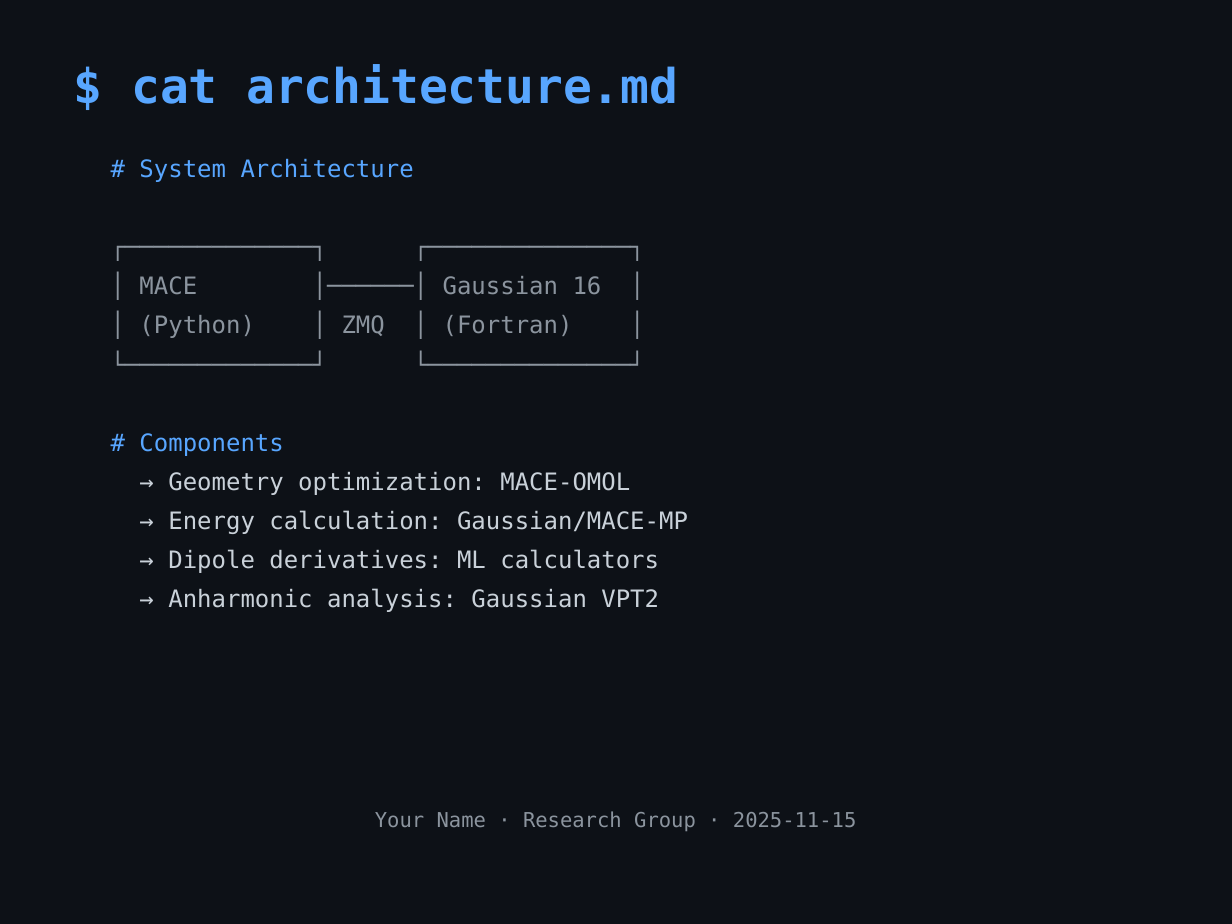
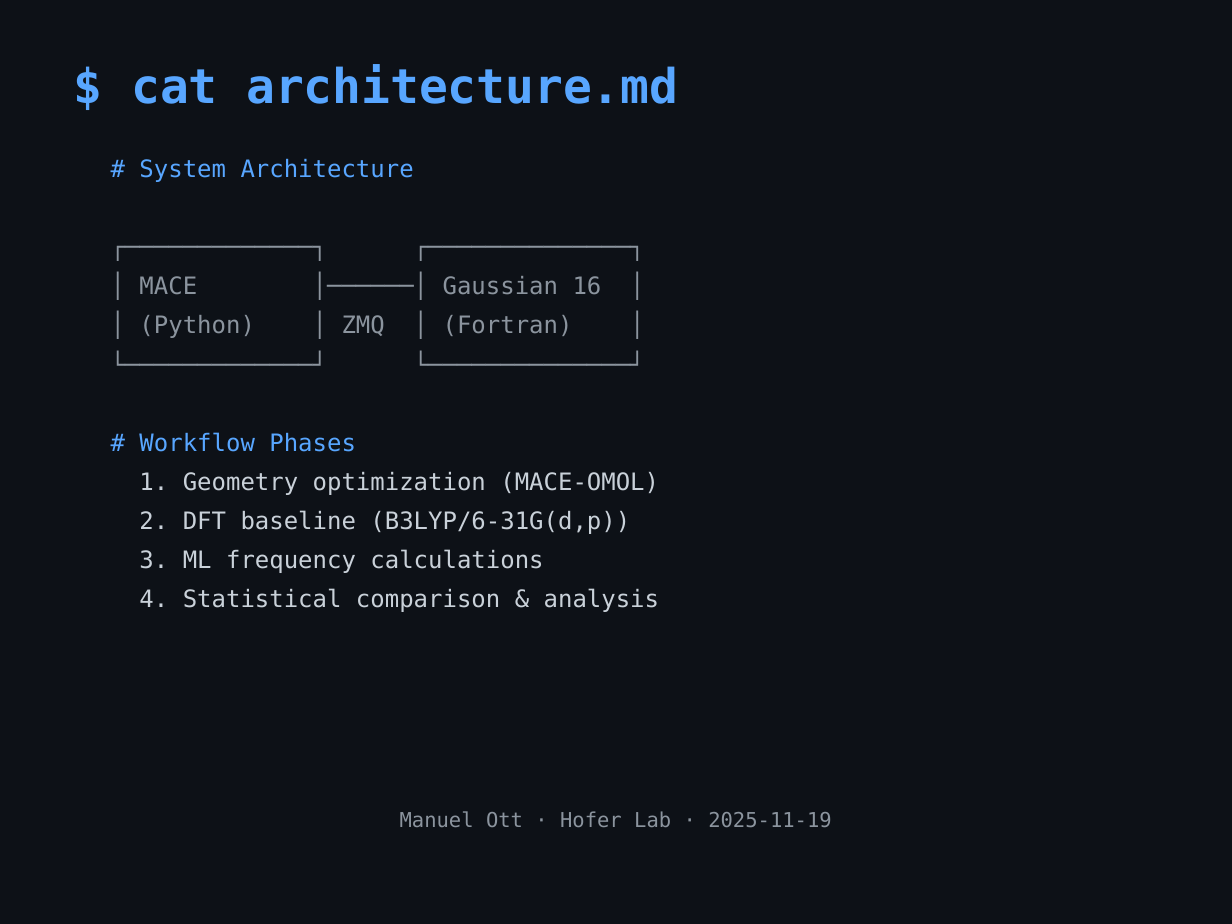
Before and after one commit to mott91/mace_gaussian_interface, a slide deck: slide 3 of presentation/mace_gaussian_presentation.pptx. Drawn at 1232x924 pixels with LibreOffice and Linux fonts; fonts in the diff are those of the drawing. Boxes give left, top, right and bottom in pixels: in the first picture for what was removed or moved away, otherwise in the second. Text is boxed around its words. In the diff, an @@ line names an element or a change of style, - is before the commit and + after.

```diff
--- a/presentation/mace_gaussian_presentation.pptx
+++ b/presentation/mace_gaussian_presentation.pptx
@@ text at box(139, 432, 659, 612): text changed @@
-# Components
-→ Geometry optimization: MACE-OMOL
-→ Energy calculation: Gaussian/MACE-MP
-→ Dipole derivatives: ML calculators
-→ Anharmonic analysis: Gaussian VPT2
+# Workflow Phases
+1. Geometry optimization (MACE-OMOL)
+2. DFT baseline (B3LYP/6-31G(d,p))
+3. ML frequency calculations
+4. Statistical comparison & analysis
@@ text at box(400, 811, 831, 827): text changed @@
-Your Name · Research Group · 2025-11-15
+Manuel Ott · Hofer Lab · 2025-11-19
```
Also in this commit, not shown: 9 other slides changed, 1 slide added, 1 slide removed, 1 other file.
